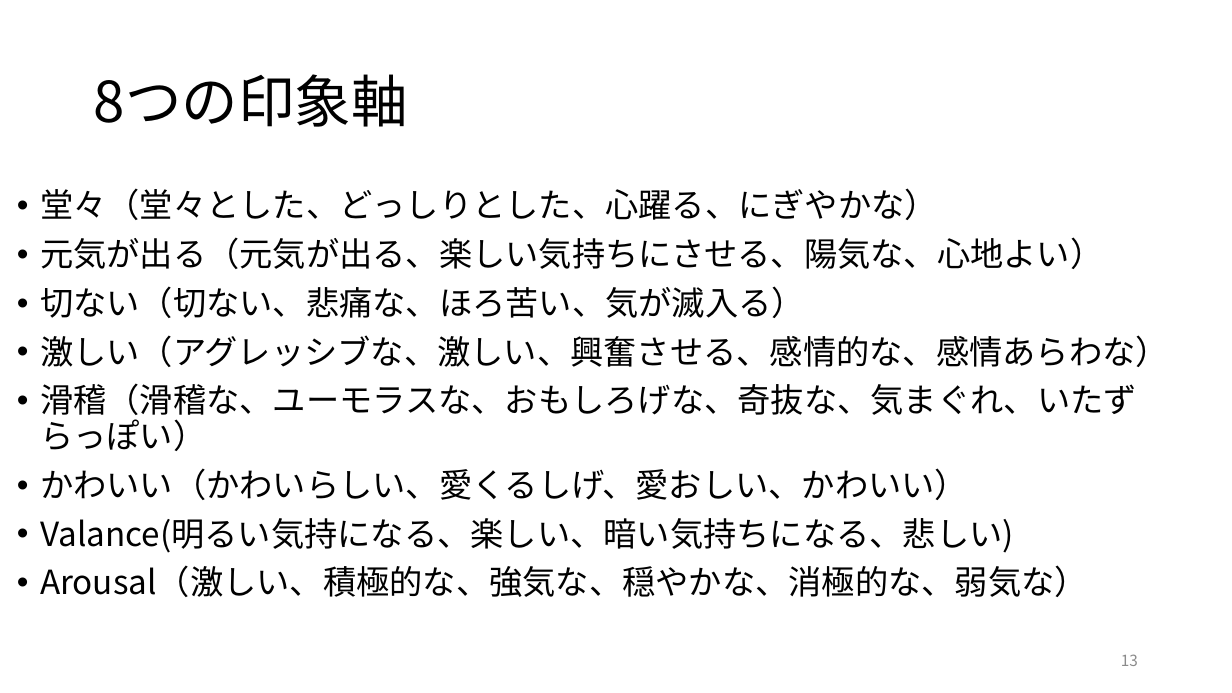
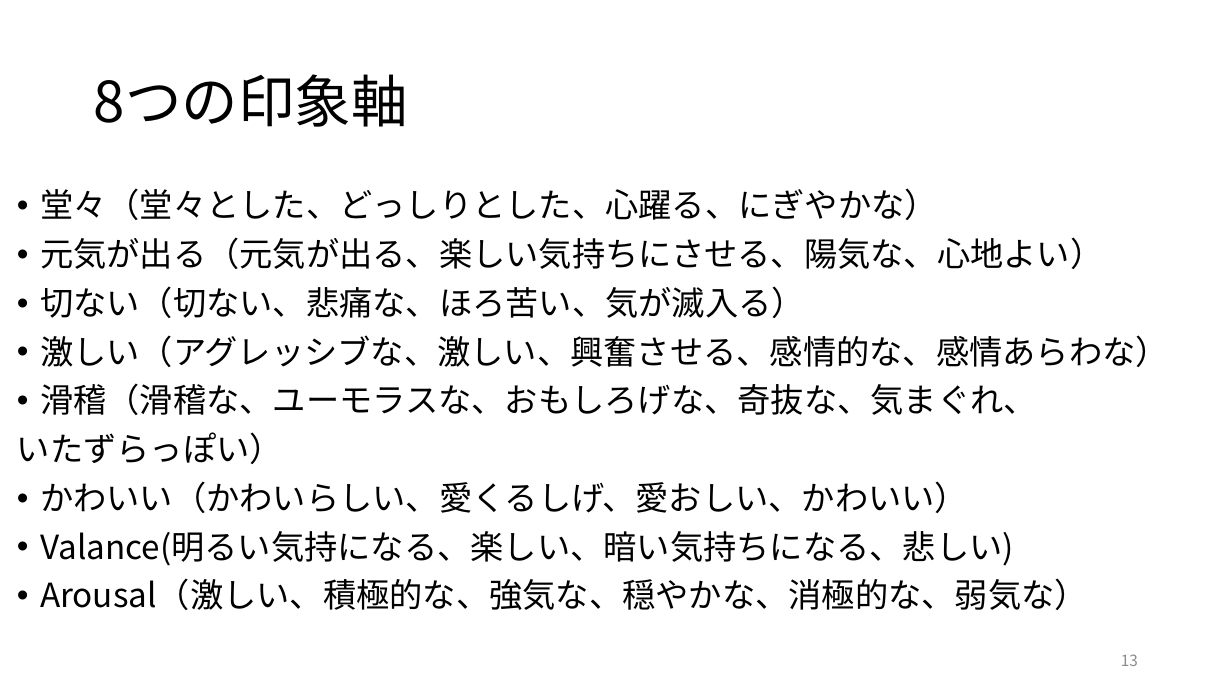
Before and after one commit to kait-takanolab/1821144-yoshii-thesis, a slide deck: slide 13 of 1821144_yoshii_sotsuken.pptx. Drawn at 1232x693 pixels with LibreOffice and Linux fonts; fonts in the diff are those of the drawing. Boxes give left, top, right and bottom in pixels: in the first picture for what was removed or moved away, otherwise in the second. Text is boxed around its words. In the diff, an @@ line names an element or a change of style, - is before the commit and + after.

```diff
--- a/1821144_yoshii_sotsuken.pptx
+++ b/1821144_yoshii_sotsuken.pptx
@@ text at (17,383,1037,464): text changed @@
-• 滑稽（滑稽な、ユーモラスな、おもしろげな、奇抜な、気まぐれ、いたずらっぽい）
+• 滑稽（滑稽な、ユーモラスな、おもしろげな、奇抜な、気まぐれ、
+いたずらっぽい）
```
